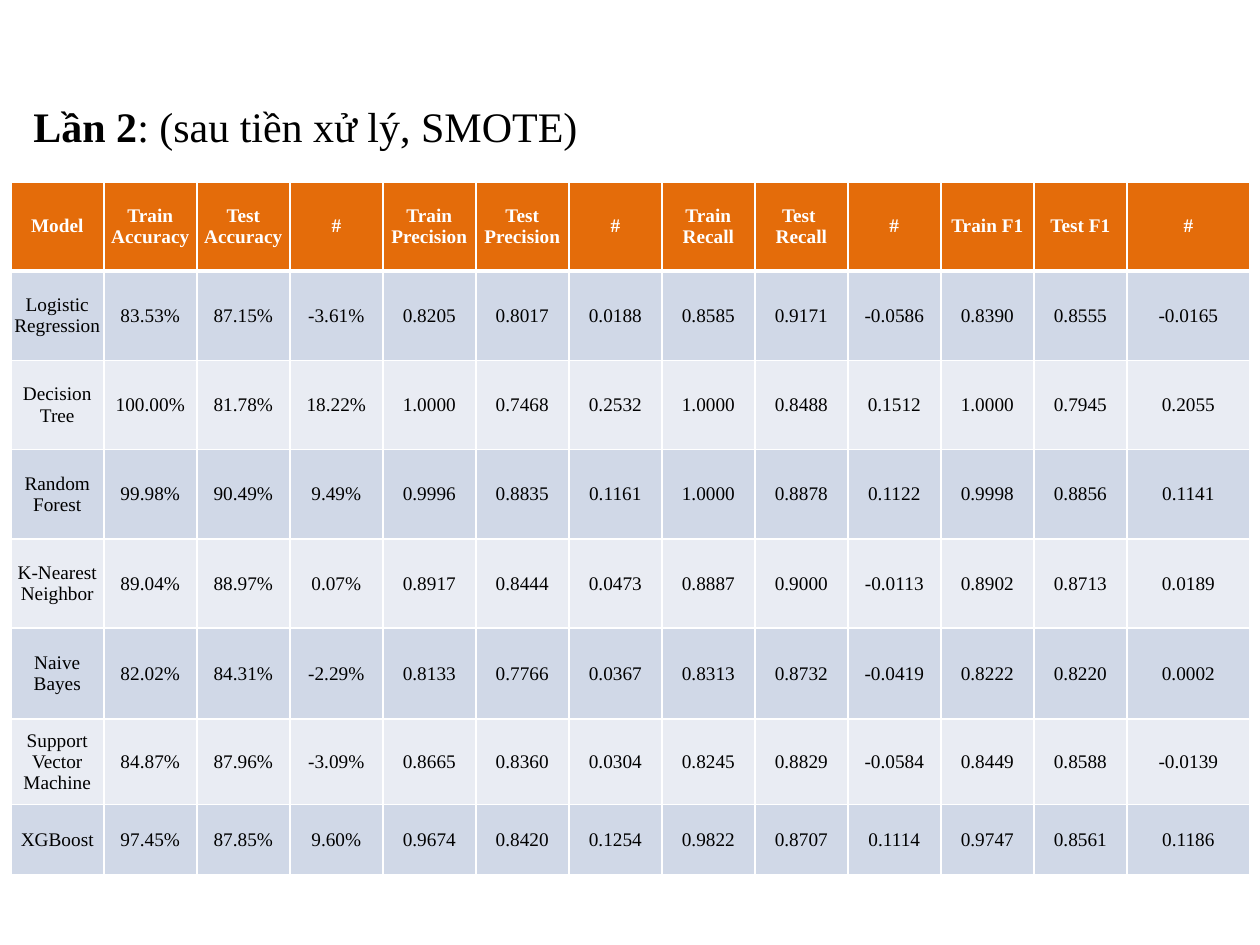
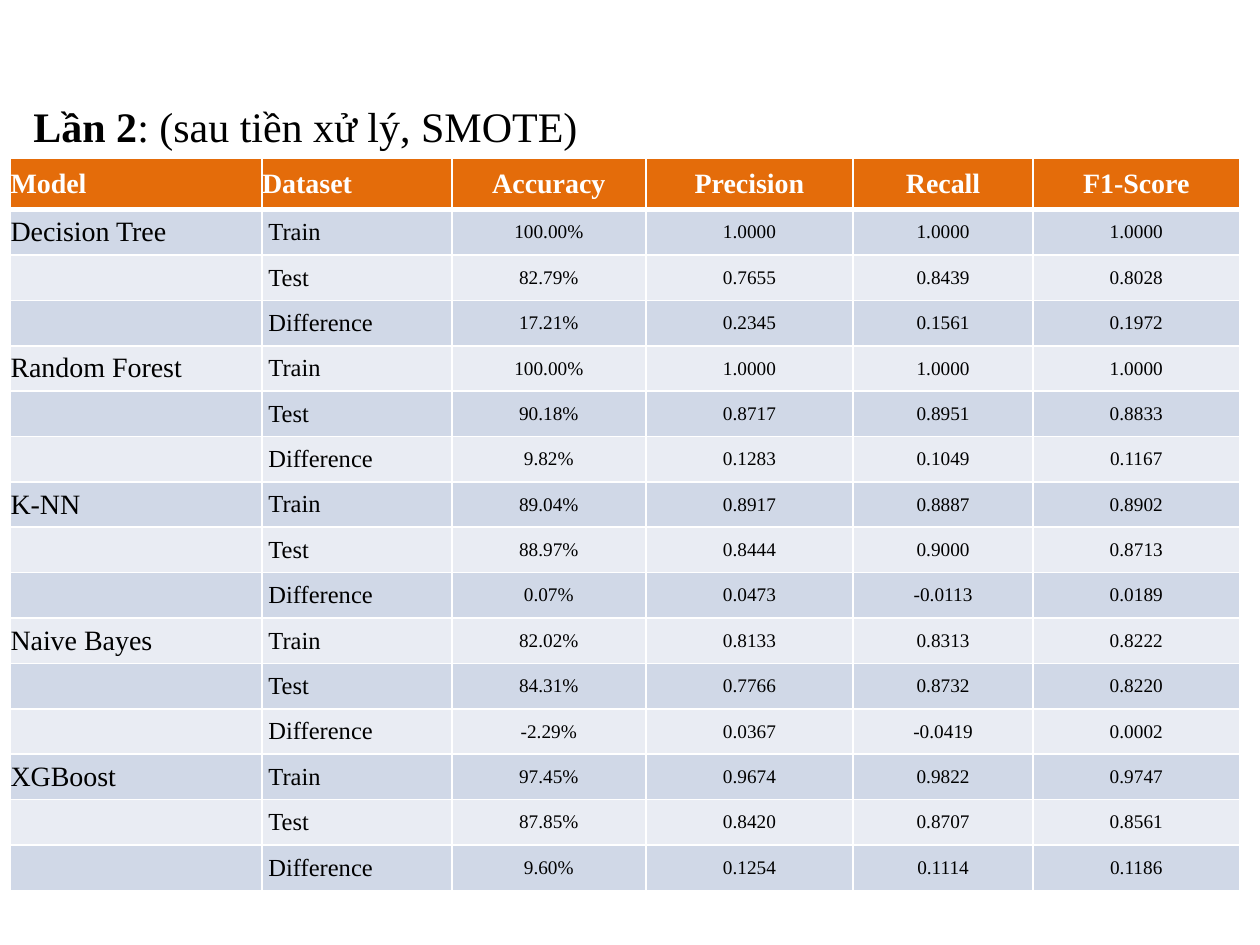
Before and after one commit to VietHung3004/Project_2, a slide deck: slide 26 of cnpm pdf.pptx (slide 13 before the commit). Drawn at 1260x945 pixels with LibreOffice and Linux fonts; fonts in the diff are those of the drawing; background and template pictures are left out. Boxes give left, top, right and bottom in pixels: in the first picture for what was removed or moved away, otherwise in the second. Text is boxed around its words. In the diff, an @@ line names an element or a change of style, - is before the commit and + after.

```diff
--- a/cnpm pdf.pptx
+++ b/cnpm pdf.pptx
@@ table at <box>10,158,1241,890</box> @@
-Model | Train Accuracy | Test Accuracy | # | Train Precision | Test Precision | # | Train Recall | Test / Recall | # | Train F1 | Test F1 | #
-Logistic Regression | 83.53% | 87.15% | -3.61% | 0.8205 | 0.8017 | 0.0188 | 0.8585 | 0.9171 | -0.0586 | 0.8390 | 0.8555 | -0.0165
-Decision Tree | 100.00% | 81.78% | 18.22% | 1.0000 | 0.7468 | 0.2532 | 1.0000 | 0.8488 | 0.1512 | 1.0000 | 0.7945 | 0.2055
-Random Forest | 99.98% | 90.49% | 9.49% | 0.9996 | 0.8835 | 0.1161 | 1.0000 | 0.8878 | 0.1122 | 0.9998 | 0.8856 | 0.1141
-K-Nearest Neighbor | 89.04% | 88.97% | 0.07% | 0.8917 | 0.8444 | 0.0473 | 0.8887 | 0.9000 | -0.0113 | 0.8902 | 0.8713 | 0.0189
-Naive Bayes | 82.02% | 84.31% | -2.29% | 0.8133 | 0.7766 | 0.0367 | 0.8313 | 0.8732 | -0.0419 | 0.8222 | 0.8220 | 0.0002
-Support Vector Machine | 84.87% | 87.96% | -3.09% | 0.8665 | 0.8360 | 0.0304 | 0.8245 | 0.8829 | -0.0584 | 0.8449 | 0.8588 | -0.0139
-XGBoost | 97.45% | 87.85% | 9.60% | 0.9674 | 0.8420 | 0.1254 | 0.9822 | 0.8707 | 0.1114 | 0.9747 | 0.8561 | 0.1186
+Model | Dataset | Accuracy | Precision | Recall | F1-Score
+Decision Tree | Train | 100.00% | 1.0000 | 1.0000 | 1.0000
+ | Test | 82.79% | 0.7655 | 0.8439 | 0.8028
+ | Difference | 17.21% | 0.2345 | 0.1561 | 0.1972
+Random Forest | Train | 100.00% | 1.0000 | 1.0000 | 1.0000
+ | Test | 90.18% | 0.8717 | 0.8951 | 0.8833
+ | Difference | 9.82% | 0.1283 | 0.1049 | 0.1167
+K-NN | Train | 89.04% | 0.8917 | 0.8887 | 0.8902
+ | Test | 88.97% | 0.8444 | 0.9000 | 0.8713
+ | Difference | 0.07% | 0.0473 | -0.0113 | 0.0189
+Naive Bayes | Train | 82.02% | 0.8133 | 0.8313 | 0.8222
+ | Test | 84.31% | 0.7766 | 0.8732 | 0.8220
+ | Difference | -2.29% | 0.0367 | -0.0419 | 0.0002
+XGBoost | Train | 97.45% | 0.9674 | 0.9822 | 0.9747
+ | Test | 87.85% | 0.8420 | 0.8707 | 0.8561
+ | Difference | 9.60% | 0.1254 | 0.1114 | 0.1186
@@ table: place and size @@
-table at <box>11,181,1254,874</box>
+table at <box>10,158,1241,890</box>
```
Also in this commit, not shown: 7 other slides changed, 13 slides added, 10 other files.
